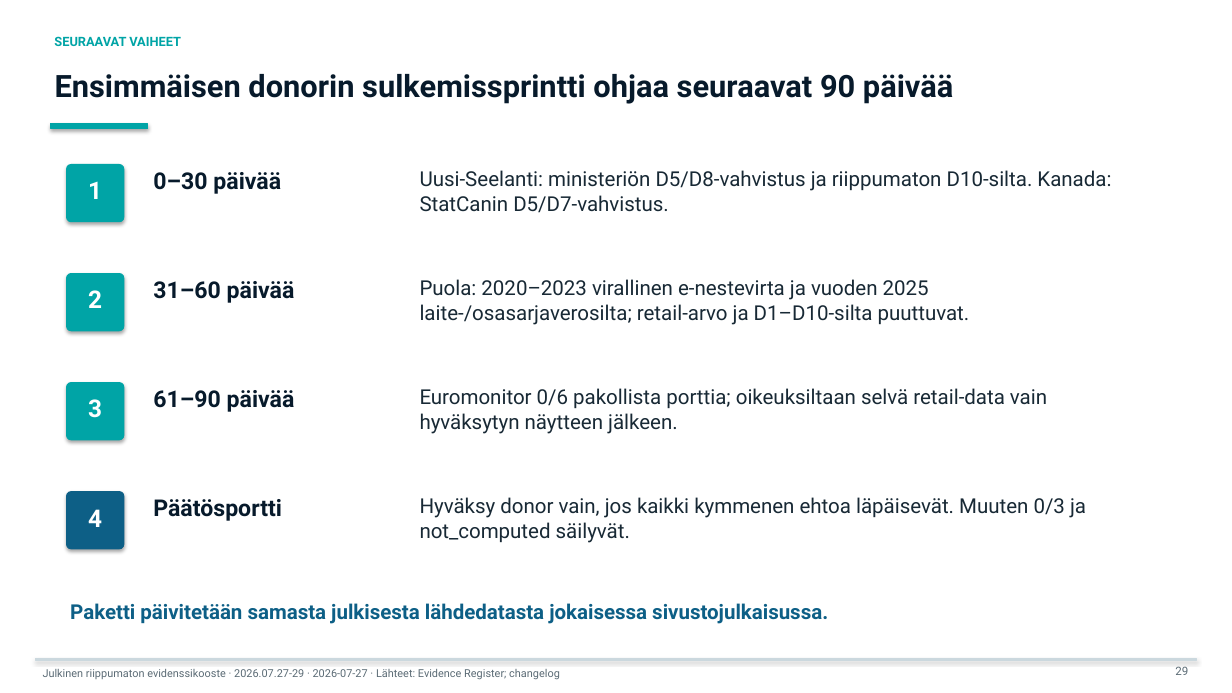
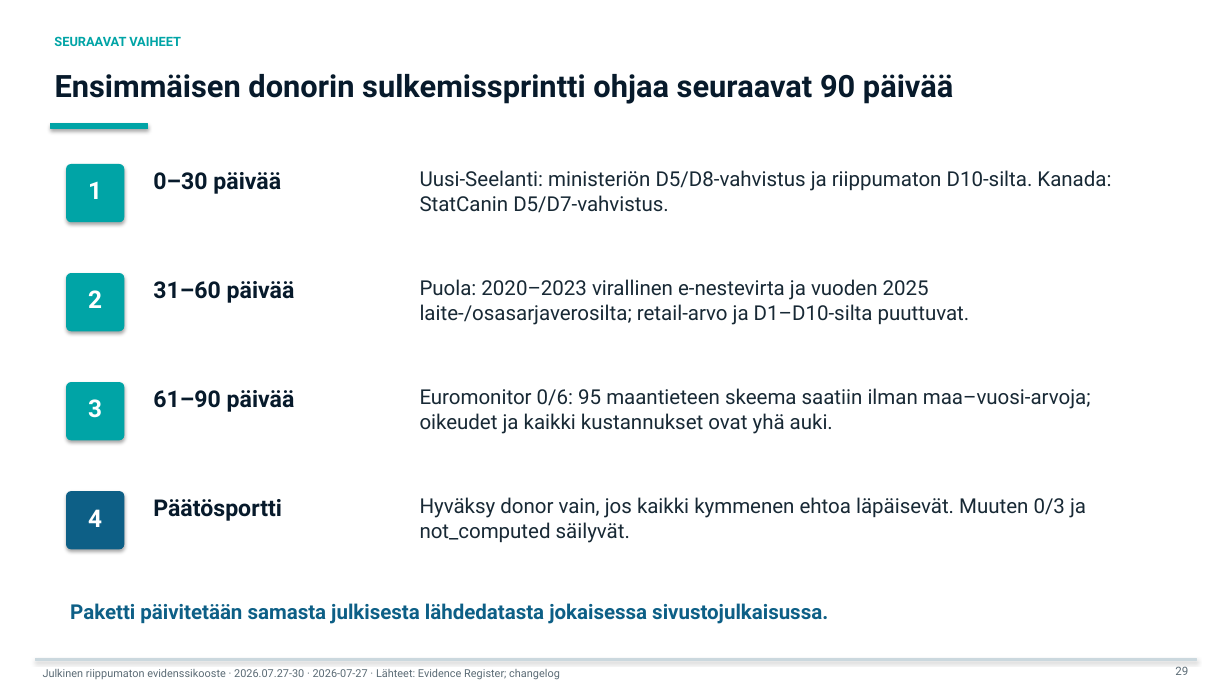
Before and after one commit to jounirautio78-ops/pixan-global-market-evidence-public, a slide deck: slide 29 of site/downloads/pixan-bank-deck-large-fi.pptx. Drawn at 1232x693 pixels with LibreOffice and Linux fonts; fonts in the diff are those of the drawing. Boxes give left, top, right and bottom in pixels: in the first picture for what was removed or moved away, otherwise in the second. Text is boxed around its words. In the diff, an @@ line names an element or a change of style, - is before the commit and + after.

Commit message:
Publish v30 country method control (#27)
Add the fail-closed 195-country method-control map, current vendor gates, refreshed bilingual bank decks and 54-row Evidence Registers.

```diff
--- a/site/downloads/pixan-bank-deck-large-fi.pptx
+++ b/site/downloads/pixan-bank-deck-large-fi.pptx
@@ text at (420,388,1091,434): text changed @@
-Euromonitor 0/6 pakollista porttia; oikeuksiltaan selvä retail-data vain hyväksytyn näytteen jälkeen.
+Euromonitor 0/6: 95 maantieteen skeema saatiin ilman maa–vuosi-arvoja; oikeudet ja kaikki kustannukset ovat yhä auki.
@@ text at (43,669,560,679): text changed @@
-Julkinen riippumaton evidenssikooste · 2026.07.27-29 · 2026-07-27 · Lähteet: Evidence Register; changelog
+Julkinen riippumaton evidenssikooste · 2026.07.27-30 · 2026-07-27 · Lähteet: Evidence Register; changelog
```
Also in this commit, not shown: 29 other slides changed, 43 other files.
